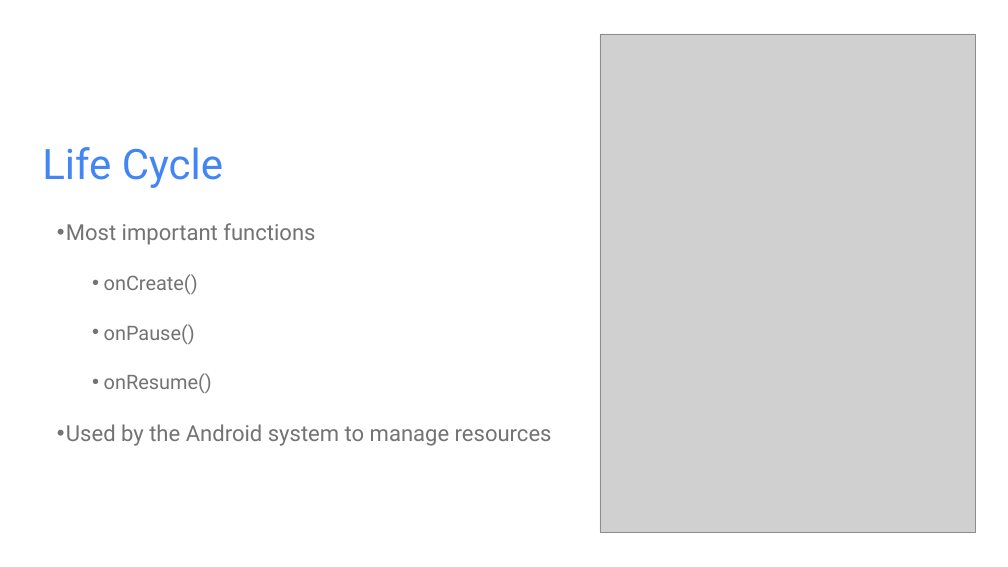
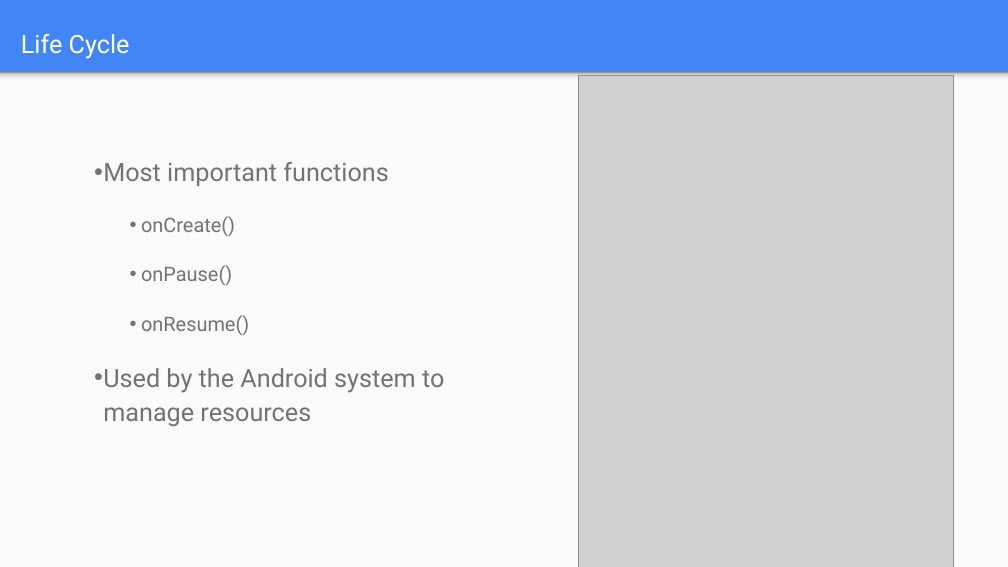
Before and after one commit to git-mad/website, a slide deck: slide 11 of guides/presentations/Basics.pptx (slide 7 before the commit). Drawn at 1008x567 pixels with LibreOffice and Linux fonts; fonts in the diff are those of the drawing; grey boxes stand for pictures. Boxes give left, top, right and bottom in pixels: in the first picture for what was removed or moved away, otherwise in the second. Text is boxed around its words. In the diff, an @@ line names an element or a change of style, - is before the commit and + after.

```diff
--- a/guides/presentations/Basics.pptx
+++ b/guides/presentations/Basics.pptx
@@ background #FFFFFF to #4285F4 @@
@@ title "Life Cycle": place and size @@
-title "Life Cycle" at [42,147,223,188]
+title "Life Cycle" at [21,34,130,59]
@@ title "Life Cycle" at [21,34,130,59]: size 40 to 24 pt, text colour #4285F4 to #FFFFFF @@
@@ rectangle added at [0,73,1008,567], fill #FAFAFA @@
@@ rectangle added at [0,73,1008,85], fill gradient #F9F9F9 to #DEDEDE to #999999 @@
@@ picture: place and size @@
-picture at [600,34,975,532]
+picture at [578,75,954,567]
@@ text "Most important functions": place and size @@
-text "Most important functions" at [66,223,552,446]
+text "Most important functions" at [103,162,444,426]
@@ text at [103,162,444,426]: size 21 to 24 pt in "Most important functions", "Used by the Android system to manage ..." @@
```
Also in this commit, not shown: 9 other slides changed, 7 slides added, 3 slides removed, 2 other files.
